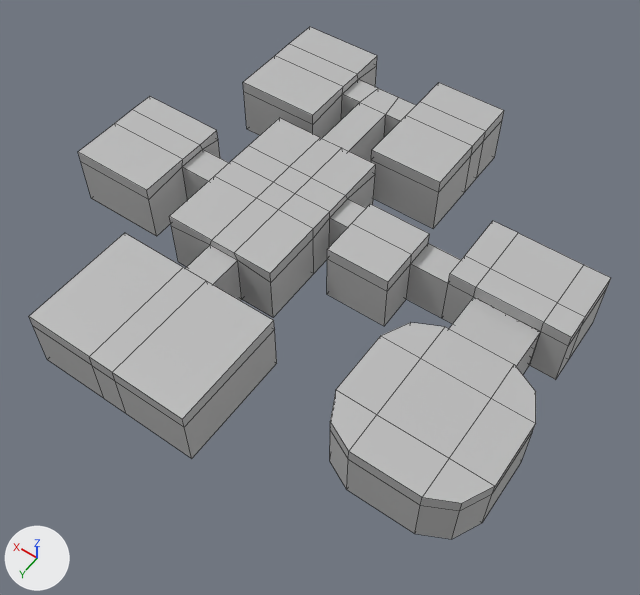
Two versions of the FBX model Assets/Models/Level_01.fbx, one commit apart.
Camera for both pictures: a camera (50 mm lens) standing at (-1.102, 0.854, 1.281) and looking at (-0.526, 0.048, 0.014). The lights are fixed; the arrows at lower left show +X, +Y and +Z. Mesh edges are drawn as thin lines. Where no turn or scale is listed for an object, it has been applied to the vertices. Vertices at the same position are counted once.

Names of what the first picture shows: 'Level_02'.
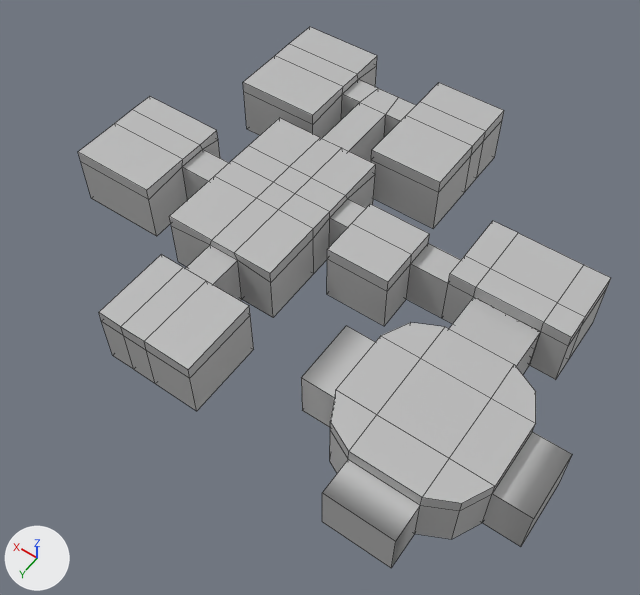
Edits to the bpy script that builds the scene:
```text
Change me_mesh:
    used by ob_level_02; location = (-0.488, -0.025, 0.062)
    remove me_mesh.from_pydata(...)  # 332 vertices, 312 faces; spans x -0.487..0.487, y -0.45..0.45, z -0.063..0.063
    add me_mesh.from_pydata(...)  # 344 vertices, 324 faces; spans x -0.553..0.487, y -0.45..0.416, z -0.063..0.063
    me_mesh part 1
    3 faces are deleted
    6 vertices in x 0.087..0.138, y 0.45, z -0.063..0.062 move by (0.0, -0.072, 0.0)
    3 vertices in x -0.055, y 0.225, z -0.062..0.062 move by (0.051, 0.0, 0.0)
    3 vertices in x -0.055, y 0.45, z -0.063..0.062 move by (0.051, -0.072, 0.0)
    3 vertices in x 0.273, y 0.225, z -0.062..0.062 move by (-0.086, 0.0, 0.0)
    3 vertices in x 0.273, y 0.45, z -0.063..0.062 move by (-0.086, -0.072, 0.0)
    12 vertices are added at x -0.553..-0.147, y 0.15..0.416, z -0.063..0.038
    15 new faces join them
```

Changed parts and their boxes [x1, y1, x2, y2] in the pictures (640 x 595 px):
'Level_02', reshaped (8% narrower)
    before: [29, 27, 611, 539]
    after: [78, 27, 611, 568]
part 1 of me_mesh, built on
    before: [29, 233, 532, 534]
    after: [99, 254, 572, 568]
